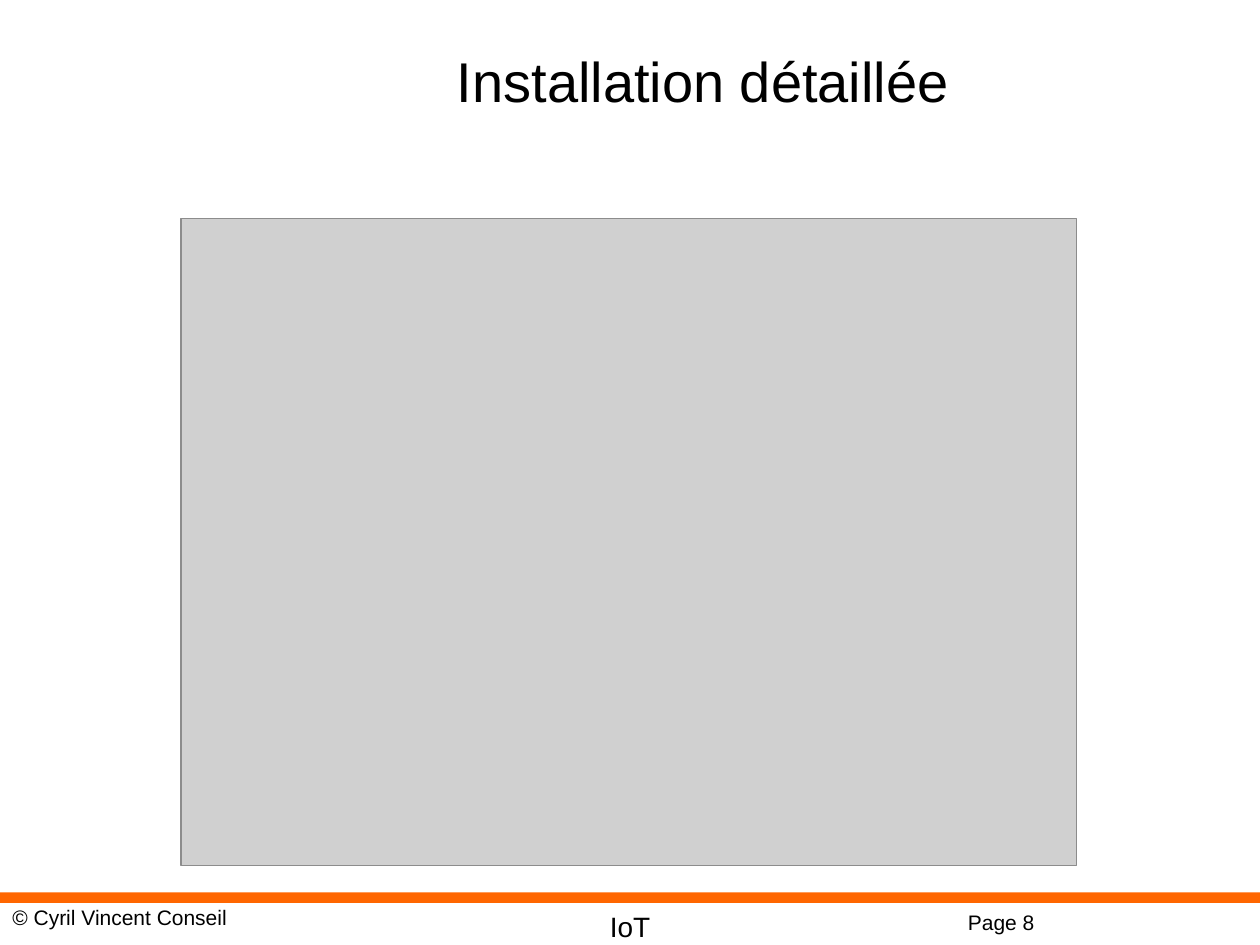
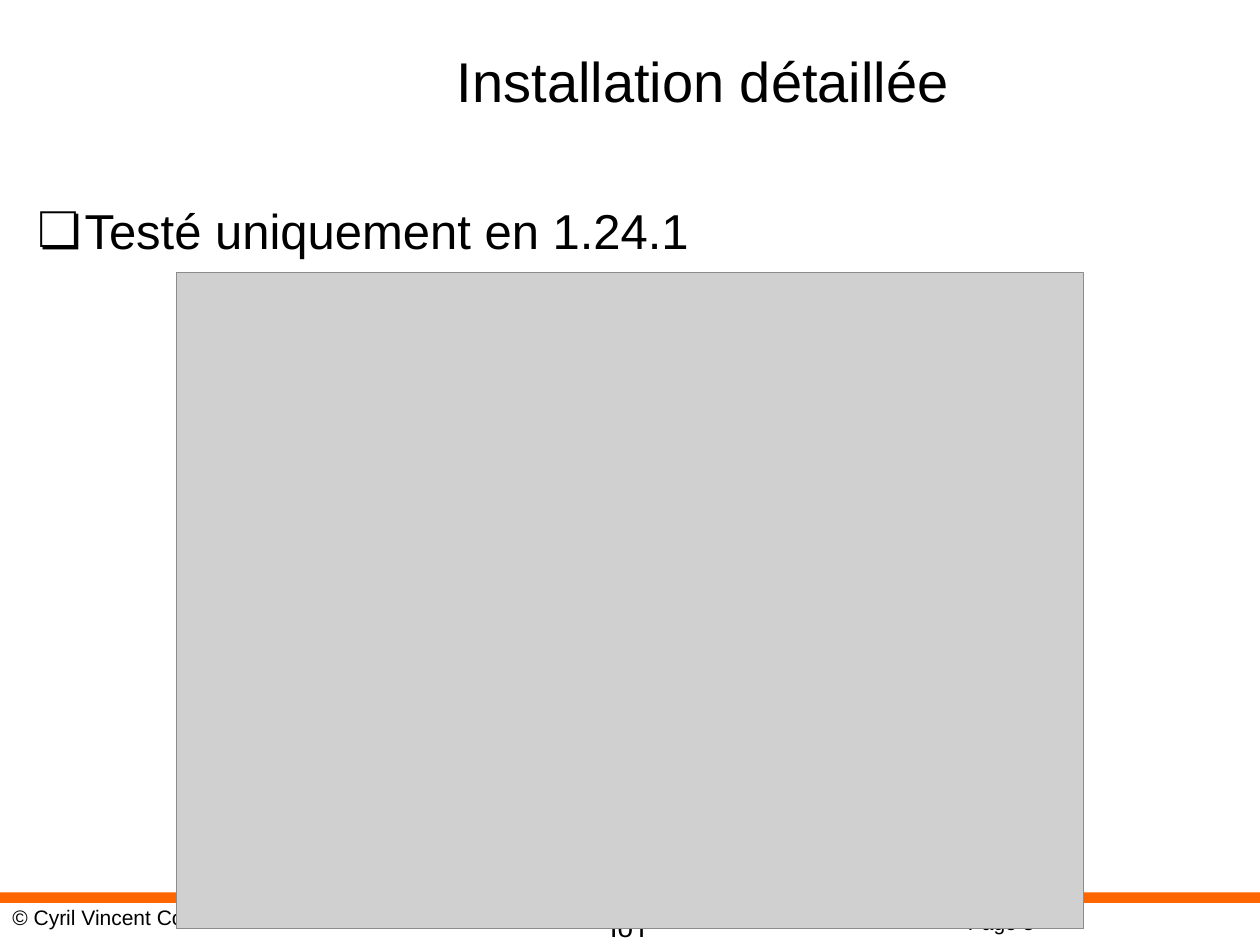
Before and after one commit to cyrilvincent/IoT, a slide deck: slide 8 of ppt/IoT18-Micropython.pptx. Drawn at 1260x945 pixels with LibreOffice and Linux fonts; fonts in the diff are those of the drawing; grey boxes stand for pictures; background and template pictures are left out. Boxes give left, top, right and bottom in pixels: in the first picture for what was removed or moved away, otherwise in the second. Text is boxed around its words. In the diff, an @@ line names an element or a change of style, - is before the commit and + after.

```diff
--- a/ppt/IoT18-Micropython.pptx
+++ b/ppt/IoT18-Micropython.pptx
@@ text added at [85, 213, 689, 260], 28 pt, text #000000 @@
+❏ Testé uniquement en 1.24.1
@@ picture: place and size @@
-picture at [181, 218, 1077, 866]
+picture at [176, 272, 1084, 929]
```
Also in this commit, not shown: 10 other files.
